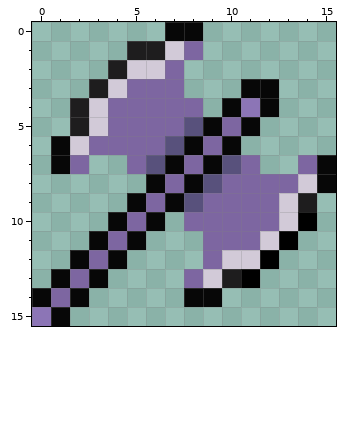
Two versions of one pixel-art sprite, img/Axe.png. The picture above was drawn from the file before the commit.
The file is 16x16 pixels.
After the commit:
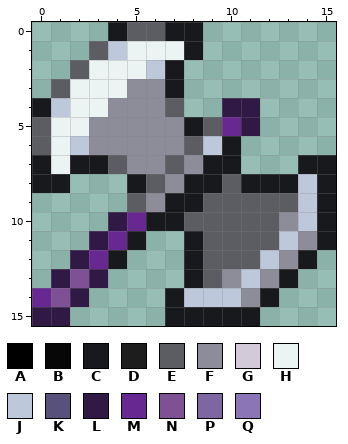
Palette (. is transparent): A #000000  B #070707  C #18191c  D #1e1d1e  E #5b5d63  F #8d8d9a  G #d2cad8  H #ecf3f3  J #bdc9da  K #58517c  L #301944  M #682891  N #7e5094  P #7d66a1  Q #8c75b6
What changed:
Changed rows in their new state; - is an unchanged pixel.
first column x 0:
 0 ----CEECC-------
 1 ---EJHHHC-------
 2 --EHHHJC--------
 3 -EHHHFFC---..---
 4 CJHHFFFE.-LL.---
 5 EHHFFFFFCEML----
 6 EHJFFFFFEJC-----
 7 CHCCEFFEFCC.--CC
 8 CC---CEFCCECCCJC
 9 -----EFCCEEEEEJC
10 ----LMCCEEEEEFJC
11 ---LMC--CEEEEJFC
12 --LMC---CEEEJFC-
13 -LNL----CEFJFC--
14 MNL----CJJJFC---
15 LL-----CCCCC----
Changed places in both pictures, as pixel boxes (x1, y1, x2, y2):
changed: (32, 22, 336, 326)
